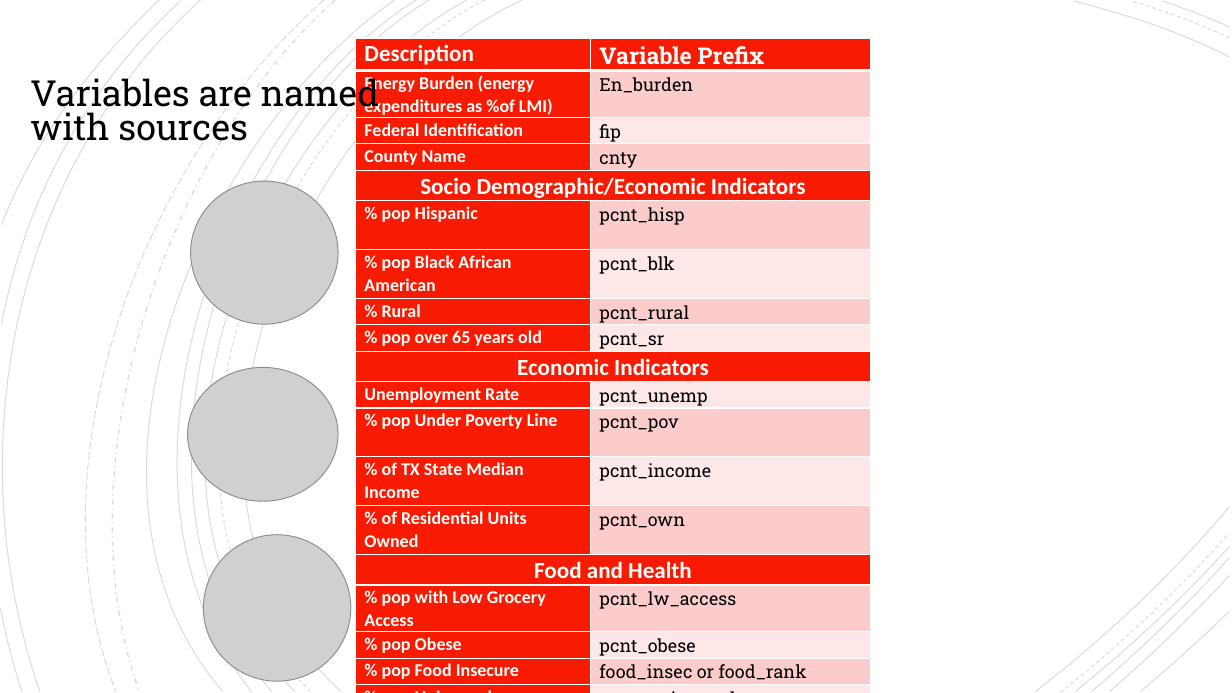
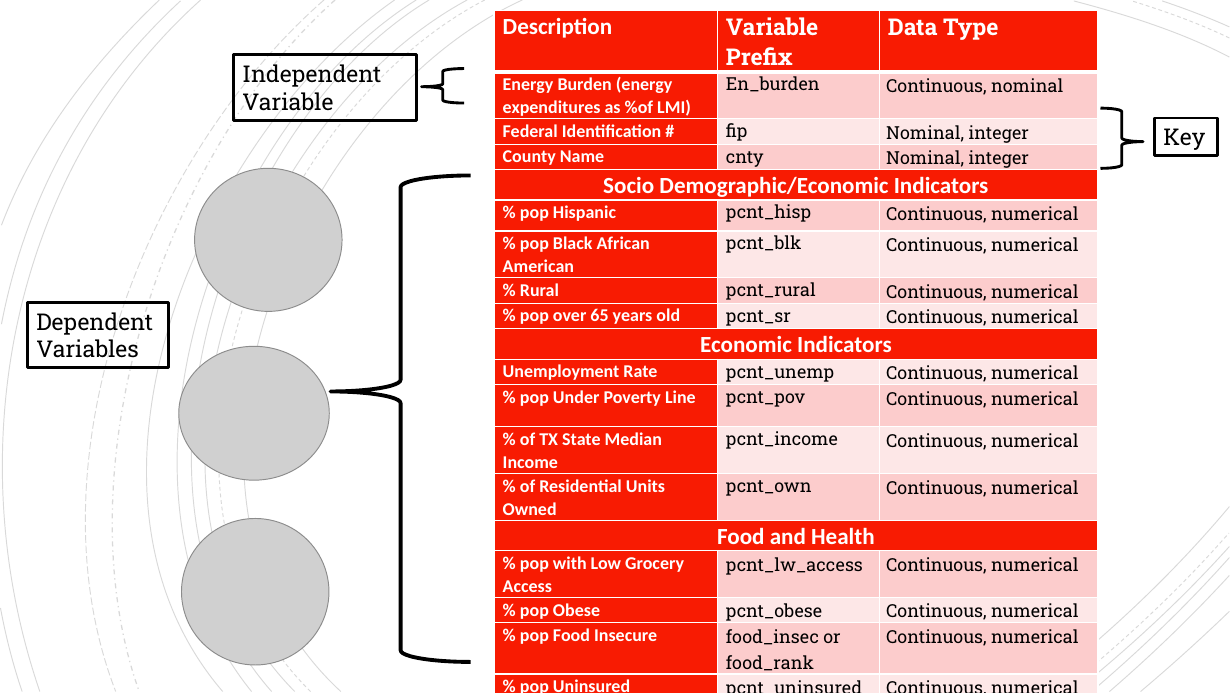
Before and after one commit to cnagbim/Data-Management-Final-Project-Agbim, a slide deck: slide 8 of writing_literature_present/final_presentation.pptx. Drawn at 1232x693 pixels with LibreOffice and Linux fonts; fonts in the diff are those of the drawing; grey boxes stand for pictures. Boxes give left, top, right and bottom in pixels: in the first picture for what was removed or moved away, otherwise in the second. Text is boxed around its words. In the diff, an @@ line names an element or a change of style, - is before the commit and + after.

```diff
--- a/writing_literature_present/final_presentation.pptx
+++ b/writing_literature_present/final_presentation.pptx
@@ table at (x1=494, y1=11, x2=1099, y2=693) @@
-column 1, row 3: Federal Identification
+column 1, row 3: Federal Identification #
+column 3: Data Type | Continuous, nominal | Nominal, integer | Nominal, integer |  | Continuous, numerical | Continuous, numerical | Continuous, numerical | Continuous, numerical |  | Continuous, numerical | Continuous, numerical | Continuous, numerical | Continuous, numerical |  | Continuous, numerical | Continuous, numerical | Continuous, numerical | Continuous, numerical
@@ table resized from (x1=356, y1=38, x2=871, y2=684) to (x1=494, y1=11, x2=1099, y2=693) @@
@@ rectangle added at (x1=234, y1=55, x2=417, y2=120), outline #000000 2.25 pt, 18 pt, text #000000 @@
+Independent Variable
@@ title removed at (x1=509, y1=56, x2=645, y2=100) @@
-Variables
@@ text removed at (x1=30, y1=73, x2=379, y2=141) @@
-Variables are named with sources
@@ left brace added at (x1=421, y1=68, x2=464, y2=103), outline #000000 2.25 pt @@
@@ left brace added at (x1=1101, y1=108, x2=1143, y2=168), outline #000000 2.25 pt @@
@@ rectangle added at (x1=1154, y1=118, x2=1217, y2=155), outline #000000 2.25 pt, 18 pt, text #000000 @@
+Key
@@ picture moved from (x1=190, y1=181, x2=338, y2=324) to (x1=195, y1=168, x2=343, y2=311) @@
@@ left brace added at (x1=331, y1=176, x2=471, y2=662), outline #000000 3 pt @@
@@ rectangle added at (x1=28, y1=302, x2=168, y2=368), outline #000000 2.25 pt, 18 pt, text #000000 @@
+Dependent Variables
@@ picture moved from (x1=188, y1=368, x2=338, y2=502) to (x1=178, y1=347, x2=329, y2=481) @@
@@ picture moved from (x1=203, y1=535, x2=351, y2=682) to (x1=181, y1=518, x2=329, y2=665) @@
```
Also in this commit, not shown: 4 other slides changed, 1 slide added, 1 slide removed, 7 other files.
